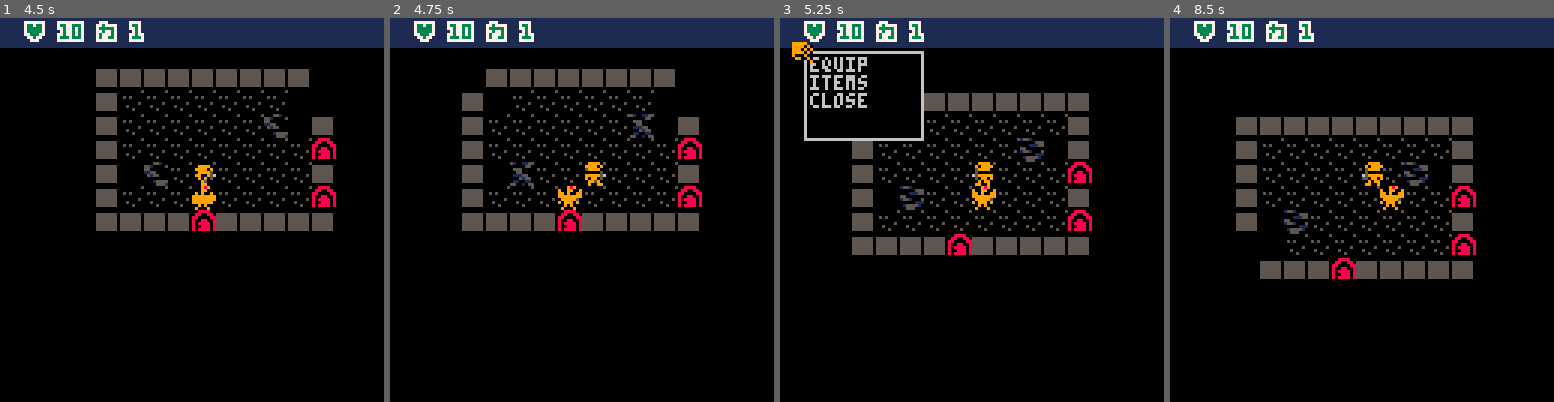
Above: before the commit, frames 1-4 (left to right).
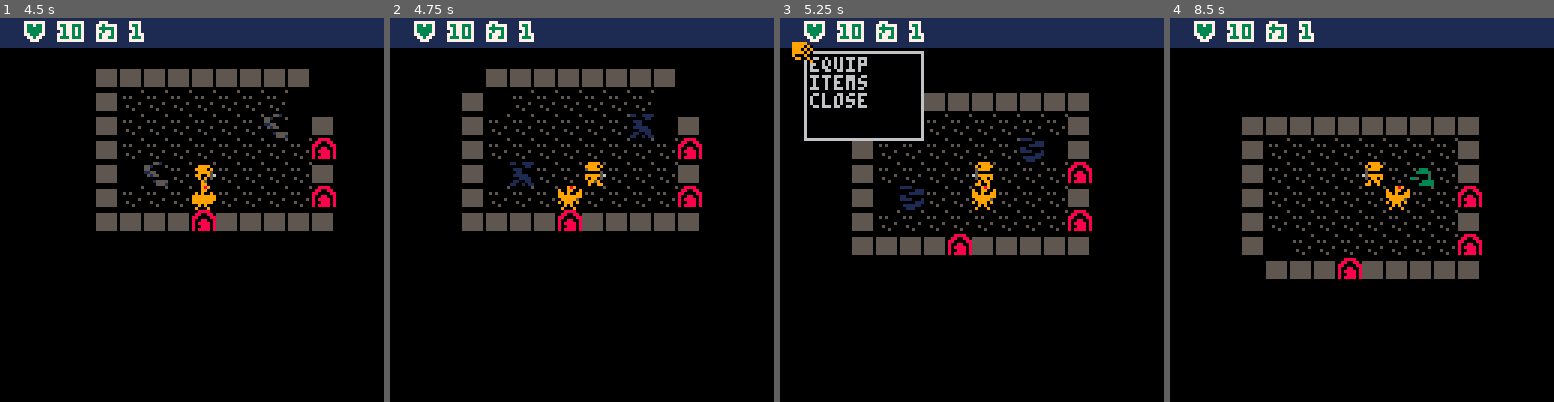
Above: after the commit, the same moments.

Repository: chebastian/picoabyss
Game: PICO-8 cartridge rouge.p8
The game is run twice, just before and just after one commit, with the same random seed, the same clock (stepped at 60 frames per second) and the same inputs.
Inputs:
- Up to frame 1 (4.5 s): tap X (X key) at 0.33, 1.07, 1.85, 2.97, 4.08 s; tap O (Z key) at 0.7, 1.7, 2.1, 2.5, 2.9, 3.3, 3.7, 4.1 s; hold Right 1.6-2.1 s; hold Up 2.15-2.42 s; hold Right 2.47-3.03 s; hold Left 3.08-3.58 s; hold Down 3.63-3.97 s; hold Right from 4.02 s (still down)
- Up to frame 2 (4.75 s): tap O (Z key) at 4.5 s; release Right at 4.68 s; hold Up from 4.73 s (still down)
- Up to frame 3 (5.25 s): tap O (Z key) at 4.9 s; release Up at 5.03 s; hold Left from 5.08 s (still down); tap X (X key) at 5.2 s
- Up to frame 4 (8.5 s): tap O (Z key) every 0.4 s from 5.3 to 8.1 s; release Left at 5.68 s; hold Down 5.73-6.03 s; hold Right 6.08-6.58 s; tap X (X key) at 6.32, 7.43 s; hold Right 6.63-7.13 s; hold Up 7.18-7.45 s; hold Right 7.5-8.07 s; hold Left from 8.12 s (still down)

Frame 1 is identical in both runs. In frame 2, 0.2% of the frame differs, in the area x 31-69%, y 25-44%; in frame 3, 0.2%; in frame 4, 6.3%, in the area x 17-82%, y 25-68%.

Commit message:
allow mob to specify its upd

Diff:
--- a/rouge.p8
+++ b/rouge.p8
@@ -82,7 +82,7 @@
 	_flos_no = 2
 
 	--
-	-- mob list
+	-- mob init
 	--
 	_mobplyr = 1
 	_mobslme = 2
@@ -100,11 +100,28 @@
 											214, --sqid
 											222, --smok
 											218} --snek
-
-
+	_mobupd = {}
+	_mobupd[_mobsqid] = upd_sqid
+	_mobupd[_mobsnek] = wlk_to_plyr
+	_mobupd[_mobslme] = wlk_to_plyr
+	_mobupd[_mobbird] = wlk_to_plyr
+	--
+	-- trap init
+	--
+ _trapupd ={}
+ _trapupd[_mobsmok] = upd_smok
+ _trapupd[_mobacid] = trap_noop
+ _traplife = {}
+ _traplife[_mobsmok] = 5
+ _traplife[_mobacid] = -1
+
+ --
+ -- rest
+ --
 	_t⧗ = 0
  _pid = 1
  _updt = 0 -- a global 1s timer which can be used to update idle anim
+
 
  _upds = {noop,noop,wobble_upd}
 	_txts = {}  -- floating text
@@ -379,6 +396,7 @@
 	local flash=ent.flash
 	if flash and flash > 0 then
 	 pal(9,7)
+	 pal(5,1)
 	 ent.flash -= 1
 	end
 	if ent.outline then
@@ -623,10 +641,23 @@
 function trap_noop(e)
 end
 
+function upd_smok(e)
+	if e.life <= 0 then
+		del(_ents,e)
+		updatefow()
+	else
+		e.life -= 1
+		if e.life <= 1 then
+			e.flash = 10
+		end
+	end
+end
+
 function add_trap(id,p,cbk)
 	cbk = cbk and cbk or on_atk
  local mob = add_mob(id,p)
- mob.upd = noop
+ mob.upd = _trapupd[id]
+ mob.life = _traplife[id]
  mob.can_dmg = false
  mob.can_pickup = false
  mob.can_walk = true
@@ -645,7 +676,7 @@
  e.anim = anim(frames,3,1)
  e.hp = _hp[id]
  e.atk = _atk[id]
- e.upd = wlk_to_plyr
+ e.upd = _mobupd[id]
 -- e.upd = rand_wlk
  e.upd_ren = noop
  e.can_dmg = true
@@ -702,6 +733,21 @@
   tbl[ptoi(ti.po)] = ti.dst
  end
  return tbl
+end
+
+function upd_sqid(ent)
+	local doup = rnd()
+	if doup > .3 then
+		wlk_to_plyr(ent)
+	else
+		-- release squid
+		_dbg[1] = #dirs
+		for d in all(dirs) do
+		 add_trap(_mobsmok,p(ent.pos.x+d.x,ent.pos.y+d.y),trap_noop)
+		end
+	 add_trap(_mobsmok,p(ent.pos.x,ent.pos.y),trap_noop)
+		updatefow()
+	end
 end
 
 function wlk_to_plyr(ent)
@@ -1941,7 +1987,7 @@
 			elseif r > 25 and r < 100 then
 				mset(x,y,29)
 			elseif r <= 25  then
-			 add_mob(5,p(x,y))
+--			 add_mob(5,p(x,y))
 			end
 		end
 
@@ -1957,6 +2003,7 @@
 -- [] random slimes
 -- [] random birds
 -- [] order rendering of ents (smoke on top of enemies, slime bellow)
+-- [] clean, remov unused _upds
 -- [] lower visibility in inktrap
 -- [] poison slime trail
 -- [] potion drop when destroying pots
